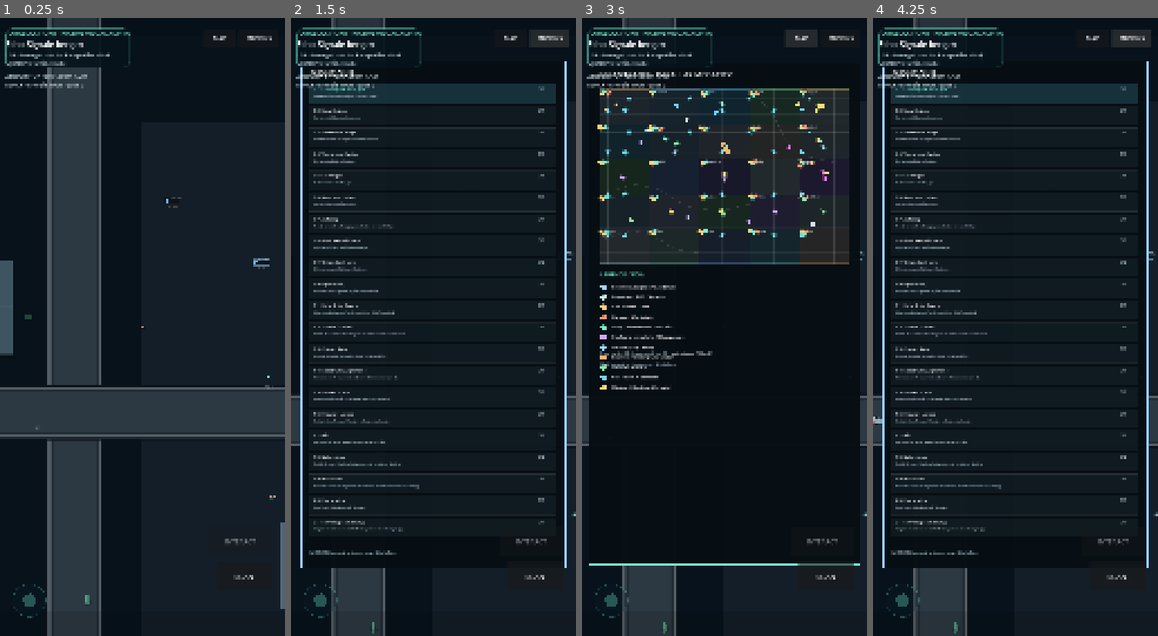
Above: before the commit, frames 1-4 (left to right).
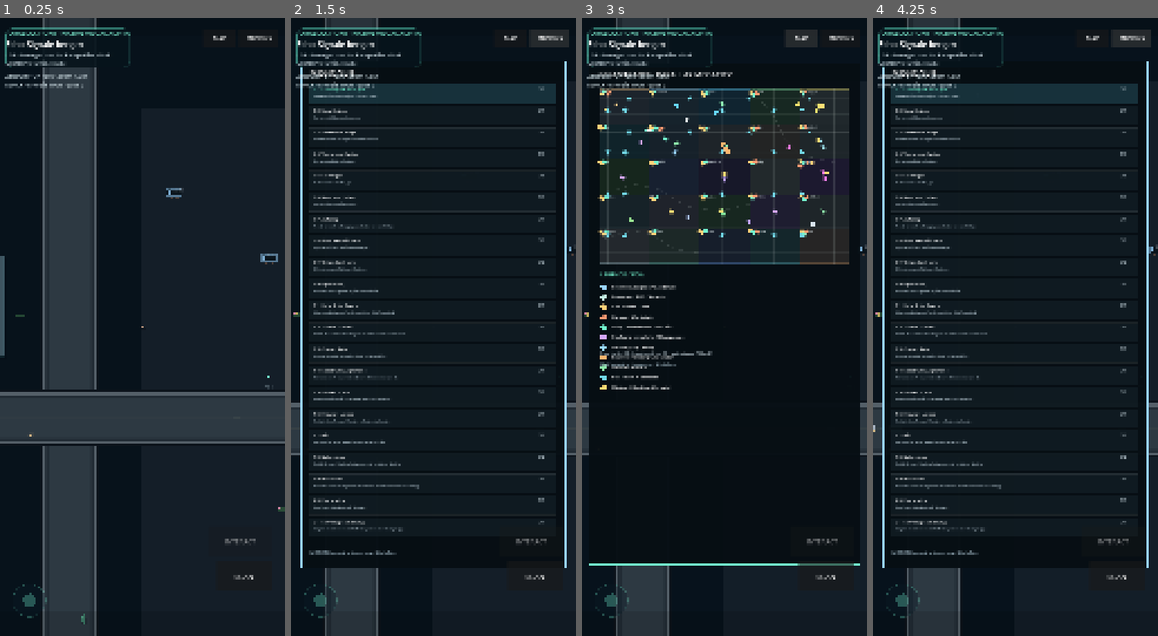
Above: after the commit, the same moments.

Repository: chekento/parallaxhunt
Game: Godot game, scene res://scenes/Main.tscn
Two runs of this game, one before a commit and one after it. Both use one fixed random seed, a clock stepped at 60 frames per second and the inputs below.
Inputs:
- Up to frame 1 (0.25 s): no input
- Up to frame 2 (1.5 s): click "MAP" at 0.5 s; click "MISSIONS" at 1.25 s
- Up to frame 3 (3 s): click "SCAN" at 2 s; click "MAP" at 2.75 s
- Up to frame 4 (4.25 s): click "MISSIONS" at 3.5 s

The runs differ from the first frame. In frame 1, 8.1% of the frame differs, in the area x 0-100%, y 0-100%; in frame 2, 0.9%; in frame 3, 0.8%; in frame 4, 0.9%.

Commit message:
Fix drive-in garage workflow and strengthen zoom contrast

Diff:
--- a/scripts/main.gd
+++ b/scripts/main.gd
@@ -80,6 +80,7 @@
 var game_memory_locked: bool = false
 var owned_cars: Array = []
 var current_paint: String = ""
+var service_vehicle_index: int = -1
 var jobs_done: int = 0
 var active_job: Dictionary = {}
 var side_job_sites: Array = []
@@ -149,9 +150,9 @@
     if interior_active:
         target_world_zoom = 1.0
     elif current_vehicle >= 0:
-        target_world_zoom = 0.72
+        target_world_zoom = 0.76
     else:
-        target_world_zoom = 1.42
+        target_world_zoom = 1.55
     world_zoom = lerpf(world_zoom,target_world_zoom,minf(1.0,delta*4.5))
     _update_player(delta)
     if not interior_active:
@@ -1033,6 +1034,8 @@
         return
     elif n.type == "storefront":
         var st = storefronts[int(n.index)]
+        if current_vehicle>=0 and str(st.kind) in ["garage","workshop"]:
+            service_vehicle_index=current_vehicle
         _enter_interior(str(st.name),str(st.kind),st.accent,player_pos)
         return
     elif n.type == "jobboard":
@@ -1050,6 +1053,8 @@
         _enter_vertical(int(n.index))
         return
     elif n.type == "property":
+        if current_vehicle>=0:
+            service_vehicle_index=current_vehicle
         _interact_property(int(n.index))
         return
     elif n.type == "mission_site":
@@ -1123,6 +1128,15 @@
             return {"type":"interior_feature","action":"USE","message":_interior_feature_message()}
         return {}
     if current_vehicle >= 0:
+        for si in range(storefronts.size()):
+            var vst: Dictionary = storefronts[si]
+            if str(vst.kind) not in ["garage","workshop"]:
+                continue
+            if player_pos.distance_to(Vector2(vst.pos)) < 135.0:
+                return {"type":"storefront","index":si,"action":"WERKSTATT"}
+        for pi in range(property_sites.size()):
+            if player_pos.distance_to(Vector2(property_sites[pi].pos)) < 135.0:
+                return {"type":"property","index":pi,"action":"GARAGE"}
         return {"type":"car", "index":current_vehicle, "action":"EXIT CAR"}
     var best := {}
     var bd := 999999.0
@@ -2121,6 +2135,8 @@
     draw_circle(pack+Vector2(0,-1),1.6,Color("#73f3ce"))
 
 func _enter_interior(name: String, kind: String, accent: Color, return_pos: Vector2) -> void:
+    if kind not in ["garage","workshop","home"]:
+        service_vehicle_index=-1
     interior_active = true
     interior_name = name
     interior_kind = kind
@@ -2137,6 +2153,11 @@
     interior_active = false
     current_vertical_id = ""
     player_pos = interior_return_pos + Vector2(0,42)
+    if service_vehicle_index>=0 and service_vehicle_index<parked_cars.size():
+        current_vehicle=service_vehicle_index
+        parked_cars[current_vehicle]["occupied"]=true
+        player_pos=Vector2(parked_cars[current_vehicle]["pos"])
+        service_vehicle_index=-1
     camera_pos = player_pos
     _play_sfx("vehicle")
     _notify("Back outside · %s" % current_district)
@@ -2847,14 +2868,15 @@
         commerce_actions.add_child(_commerce_button("Lack %s · 45 CR" % str(entry[0]),_paint_current_vehicle.bind(str(entry[0]),Color(entry[1]))))
 
 func _paint_current_vehicle(paint_name: String, color: Color) -> void:
-    if current_vehicle<0:
+    var idx: int = service_vehicle_index if service_vehicle_index>=0 else current_vehicle
+    if idx<0 or idx>=parked_cars.size():
         _notify("Du musst mit einem Auto zur Werkstatt kommen.")
         return
     if credits<45:
         _notify("Nicht genug Credits.")
         return
     credits-=45
-    parked_cars[current_vehicle]["color"]=color
+    parked_cars[idx]["color"]=color
     current_paint=paint_name
     _play_sfx("vehicle")
     _save_game()
@@ -2869,7 +2891,8 @@
         commerce_actions.add_child(_commerce_button("Ausparken: %s" % str(car.get("class","Auto")).capitalize(),_spawn_owned_car.bind(i)))
 
 func _store_current_vehicle() -> void:
-    if current_vehicle<0:
+    var idx: int = service_vehicle_index if service_vehicle_index>=0 else current_vehicle
+    if idx<0 or idx>=parked_cars.size():
         _notify("Kein Fahrzeug zum Einlagern.")
         return
     var cap := 5
@@ -2879,11 +2902,13 @@
     if owned_cars.size()>=cap:
         _notify("Garage voll.")
         return
-    var car: Dictionary = parked_cars[current_vehicle]
+    var car: Dictionary = parked_cars[idx]
     owned_cars.append({"class":str(car["class"]),"color":car["color"].to_html(false)})
     car["occupied"]=false
-    parked_cars[current_vehicle]=car
-    current_vehicle=-1
+    parked_cars[idx]=car
+    if current_vehicle==idx:
+        current_vehicle=-1
+    service_vehicle_index=-1
     vehicle_velocity=0.0
     _save_game()
     _advance_native_chapter()
